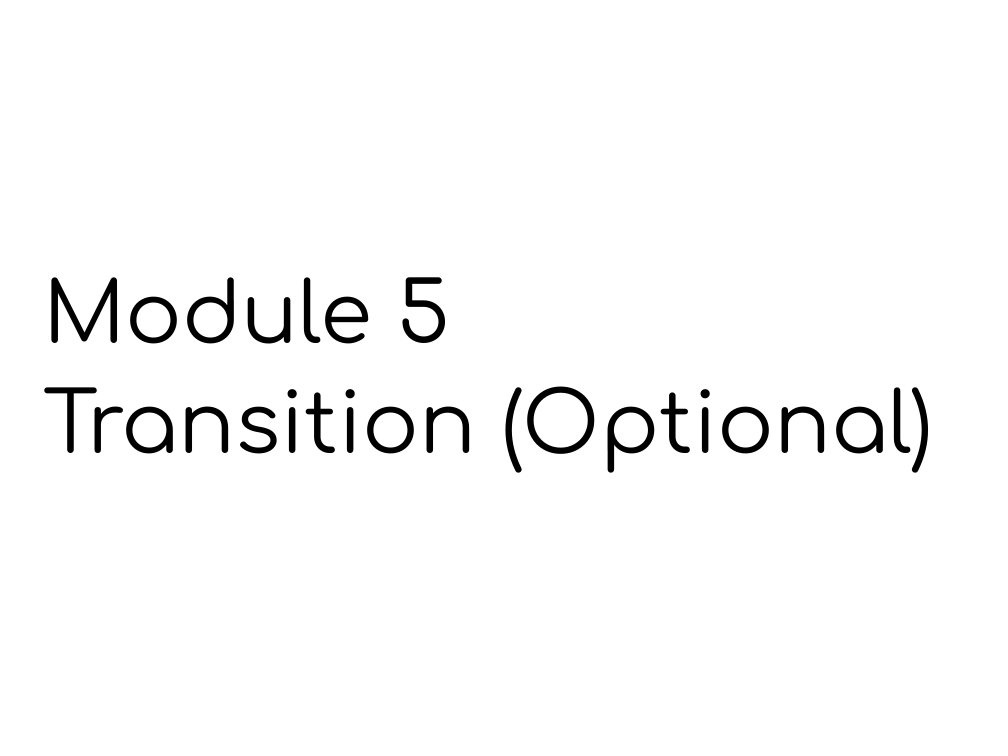
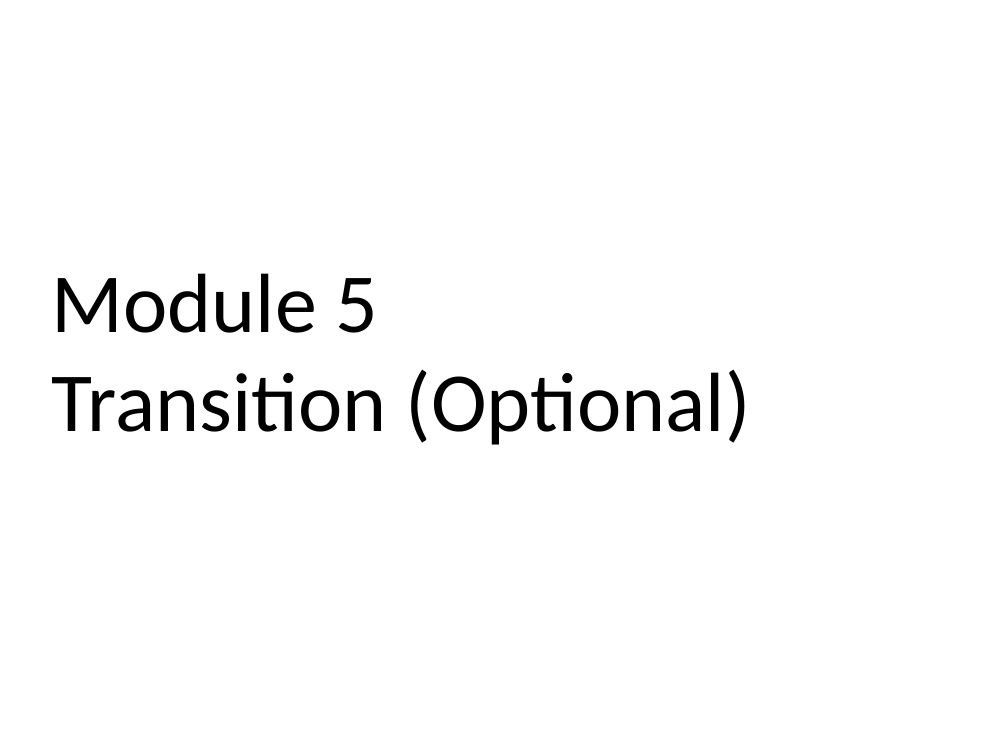
Before and after one commit to auzadventure/vue-beginner, a slide deck: slide 85 of SG - Lionel - Vue.js Essential Training - v2.pptx (slide 84 before the commit). Drawn at 1008x756 pixels with LibreOffice and Linux fonts; fonts in the diff are those of the drawing. Boxes give left, top, right and bottom in pixels: in the first picture for what was removed or moved away, otherwise in the second. Text is boxed around its words. In the diff, an @@ line names an element or a change of style, - is before the commit and + after.

```diff
--- a/SG - Lionel - Vue.js Essential Training - v2.pptx
+++ b/SG - Lionel - Vue.js Essential Training - v2.pptx
@@ text "Module 5": place and size @@
-text "Module 5" at [43,277,933,472]
+text "Module 5" at [52,273,751,445]
@@ text "Module 5" at [52,273,751,445]: font Comfortaa to Calibri; line spacing 1 to 0.9 @@
```
Also in this commit, not shown: 85 other slides changed, 1 slide added, 5 other files.
